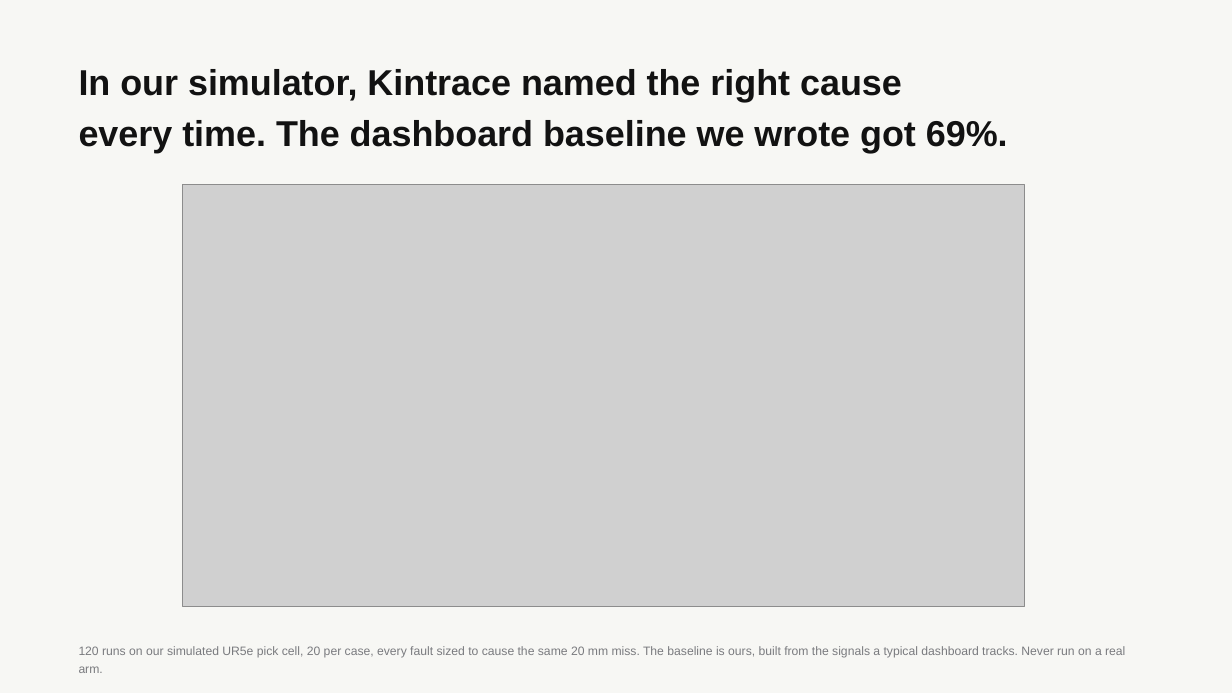
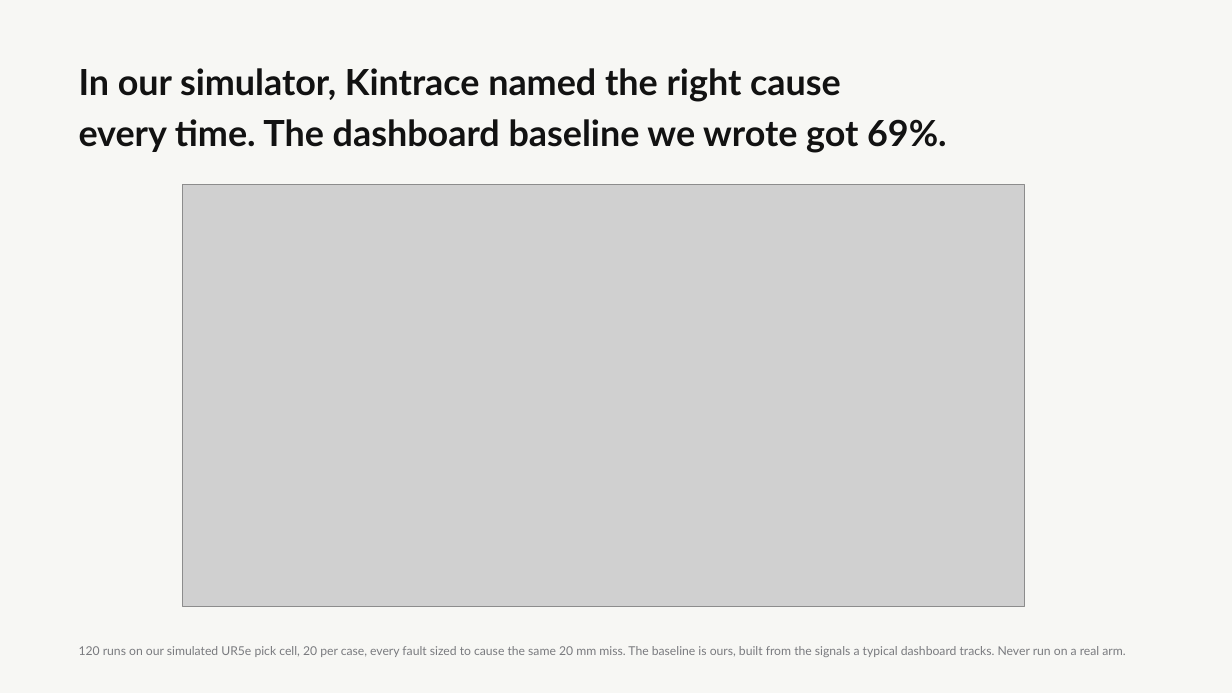
Before and after one commit to RithikSatarla/respitelabs, a slide deck: slide 7 of pitch/Kintrace-deck.pptx. Drawn at 1232x693 pixels with LibreOffice and Linux fonts; fonts in the diff are those of the drawing; grey boxes stand for pictures. Boxes give left, top, right and bottom in pixels: in the first picture for what was removed or moved away, otherwise in the second. Text is boxed around its words. In the diff, an @@ line names an element or a change of style, - is before the commit and + after.

```diff
--- a/pitch/Kintrace-deck.pptx
+++ b/pitch/Kintrace-deck.pptx
@@ text "In our simulator, Kintrace named ..." at <box>79,68,947,153</box>: font Arial to Lato @@
@@ text "120 runs on our simulated ..." at <box>79,646,1125,657</box>: font Arial to Lato @@
```
Also in this commit, not shown: 13 other slides changed, 44 other files.
